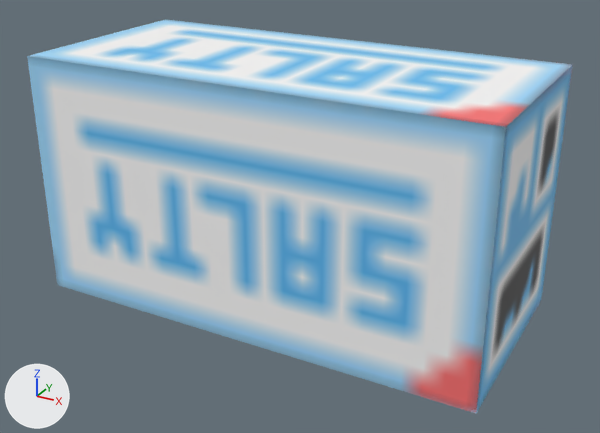
Two versions of the FBX model Assets/Models/RegisterMiniGame/PrefabMasters/saltines.fbx, one commit apart.
Camera for both pictures: a camera (50 mm lens) standing at (15.2, -22.9, 12.2) and looking at (0.4, 4.0, -1.2). Lighting does not change. The marker at lower left points along +X, +Y and +Z.

Names of what the first picture shows: 'saltines'.
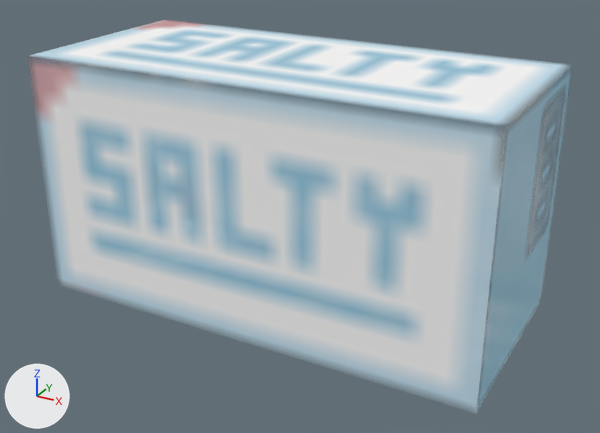
The newer file is also rescaled (x0.01), turned or shifted as a whole; pictures and numbers use the older file's frame.

Where the change shows, as pixel boxes [x1, y1, x2, y2] in the pictures (600 x 433 px):
'saltines', surface changed, turned
    before: [27, 20, 571, 413]
    after: [30, 20, 570, 413]

The change, as a list of edits to the scene's bpy script:
```text
Change img_saltines_texture_png:
    img_saltines_texture_png: load_image('saltines_texture.png', '_unpacked/saltines_texture.png', 64, 64, 'sRGB') -> load_image('saltines_texture.png', 'Textures/saltines_texture.png', 64, 64, 'Non-Color')
Change mat_saltines_texture_png:
    where n0 = _N.new('ShaderNodeBsdfPrincipled'); n0.name = 'Principled BSDF'
    add n0.inputs[2].default_value = 0.553  # 'Roughness'
    add n3 = _N.new('ShaderNodeTexImage'); n3.name = 'Image Texture.001'
    add n3.image = img_saltines_texture_png
    where n2 = _N.new('ShaderNodeTexImage'); n2.name = 'Image Texture'
    remove _L.new(n2.outputs[1], n0.inputs[4])  # 'Alpha' to 'Alpha'
    add _L.new(n3.outputs[0], n0.inputs[4])  # 'Color' to 'Alpha'
Change ob_saltines:
    ob_saltines.rotation_euler: (0.0, 0.0, 0.0) -> (0.0, 3.142, 0.0)  # degrees (0, 0, 0) -> degrees (0, 180, 0)
```
